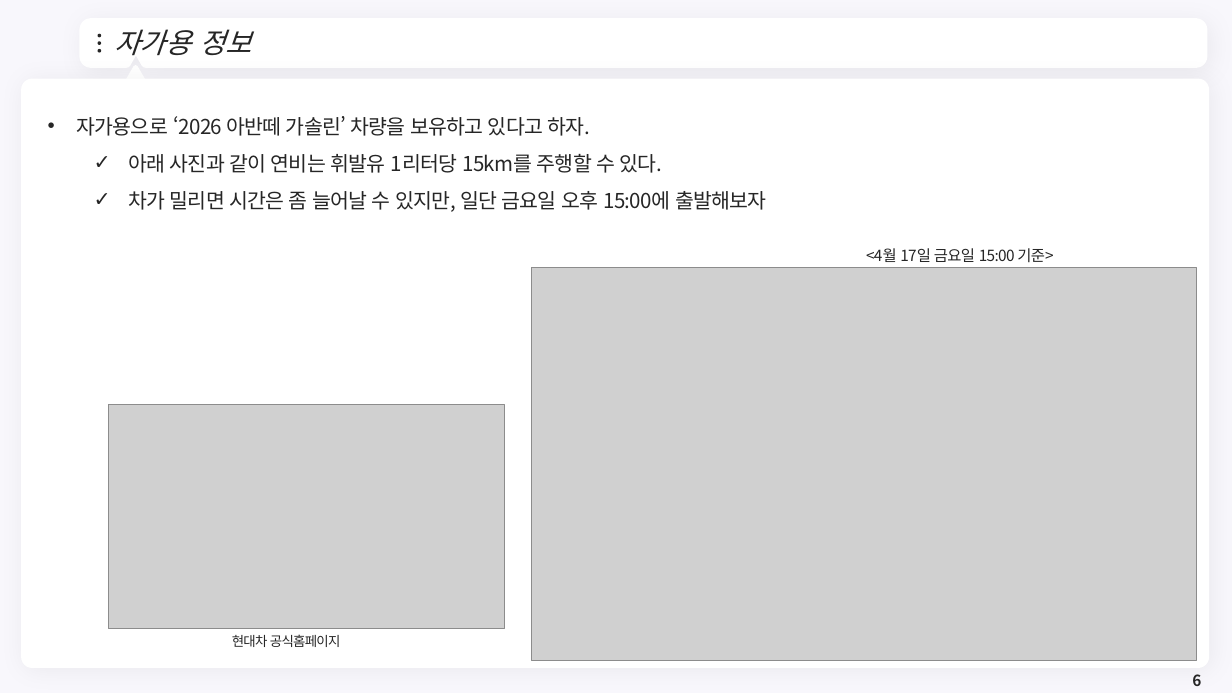
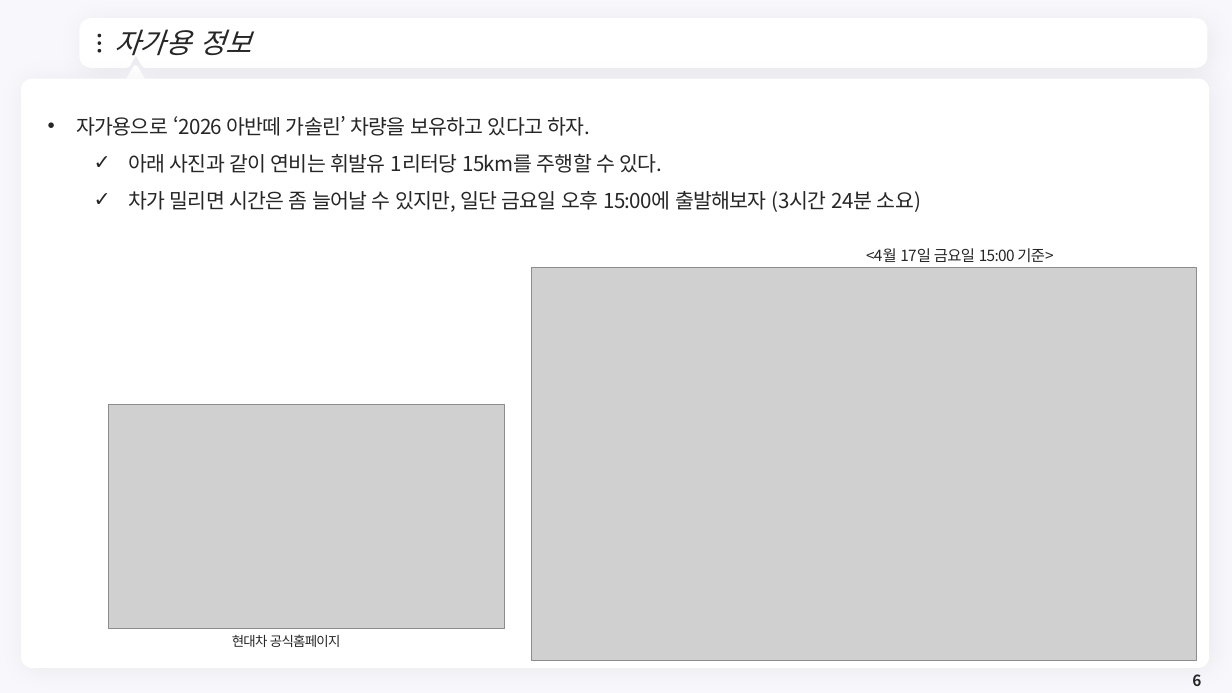
Before and after one commit to meandthey/Teaching, a slide deck: slide 6 of 생활속의 경제/01_Lectures/생활속의 경제_(에너지경제)_2.pptx. Drawn at 1232x693 pixels with LibreOffice and Linux fonts; fonts in the diff are those of the drawing; grey boxes stand for pictures; background and template pictures are left out. Boxes give left, top, right and bottom in pixels: in the first picture for what was removed or moved away, otherwise in the second. Text is boxed around its words. In the diff, an @@ line names an element or a change of style, - is before the commit and + after.

```diff
--- a/생활속의 경제/01_Lectures/생활속의 경제_(에너지경제)_2.pptx
+++ b/생활속의 경제/01_Lectures/생활속의 경제_(에너지경제)_2.pptx
@@ text at box(128, 191, 921, 212): text changed @@
-  ✓ 차가 밀리면 시간은 좀 늘어날 수 있지만, 일단 금요일 오후 15:00에 출발해보자
+  ✓ 차가 밀리면 시간은 좀 늘어날 수 있지만, 일단 금요일 오후 15:00에 출발해보자 (3시간 24분 소요)
```
Also in this commit, not shown: 15 other slides changed, 10 other files.
